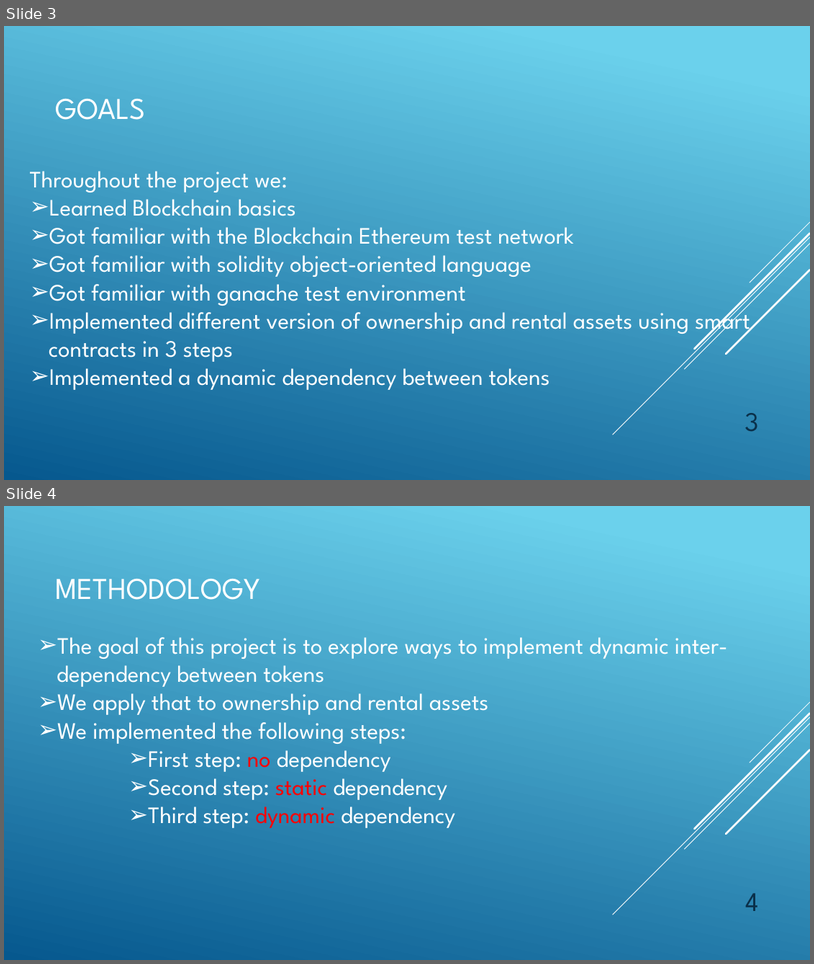
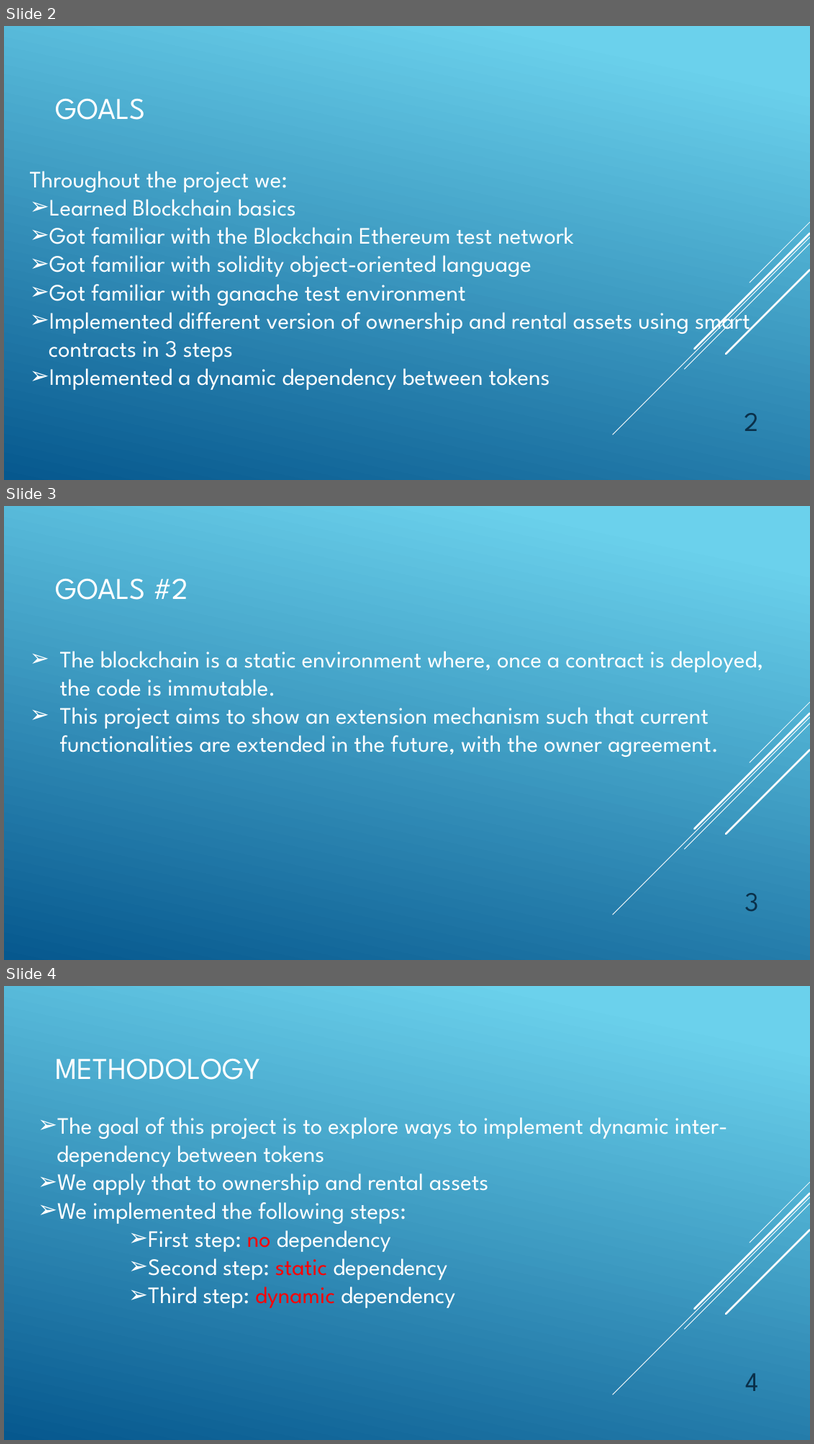
Before and after one commit to davyvad/Modeling-tokens-on-Blockchain, a slide deck: Final Presentation.pptx. Shown one above the other, each under a label of ours: slides 3 and 4 before the commit, slides 2, 3 and 4 after it. The pictures are 814x964 and 814x1444 pixels, drawn with LibreOffice and Linux fonts; fonts in the diff are those of the drawing. Boxes give left, top, right and bottom in pixels: in the first picture for what was removed or moved away, otherwise in the second. Text is boxed around its words. In the diff, an @@ line names an element or a change of style, - is before the commit and + after.

```diff
--- a/Final Presentation.pptx
+++ b/Final Presentation.pptx
@@ slide 3 added at <box>4,506,810,960</box>, background gradient #6ED2EB to #06588E; not listed: 5 template elements that a slide beside it also shows @@
@@ title added at <box>55,579,188,600</box>, 36 pt, text #FFFFFF @@
+GOALS #2
@@ text added at <box>60,651,764,757</box>, 28 pt, text #FFFFFF @@
+➢ The blockchain is a static environment where, once a contract is deployed, the code is immutable.
+➢ This project aims to show an extension mechanism such that current functionalities are extended in the future, with the owner agreement.
@@ page number added at <box>745,893,759,911</box>, 32 pt, text #0A304A @@
+3
@@ what was slide 3 is now slide 2 @@
@@ page number at <box>744,413,759,431</box>: text changed @@
-3
+2
```
Also in this commit, not shown: 2 slides changed, 2 other slides added, 1 slide removed.
